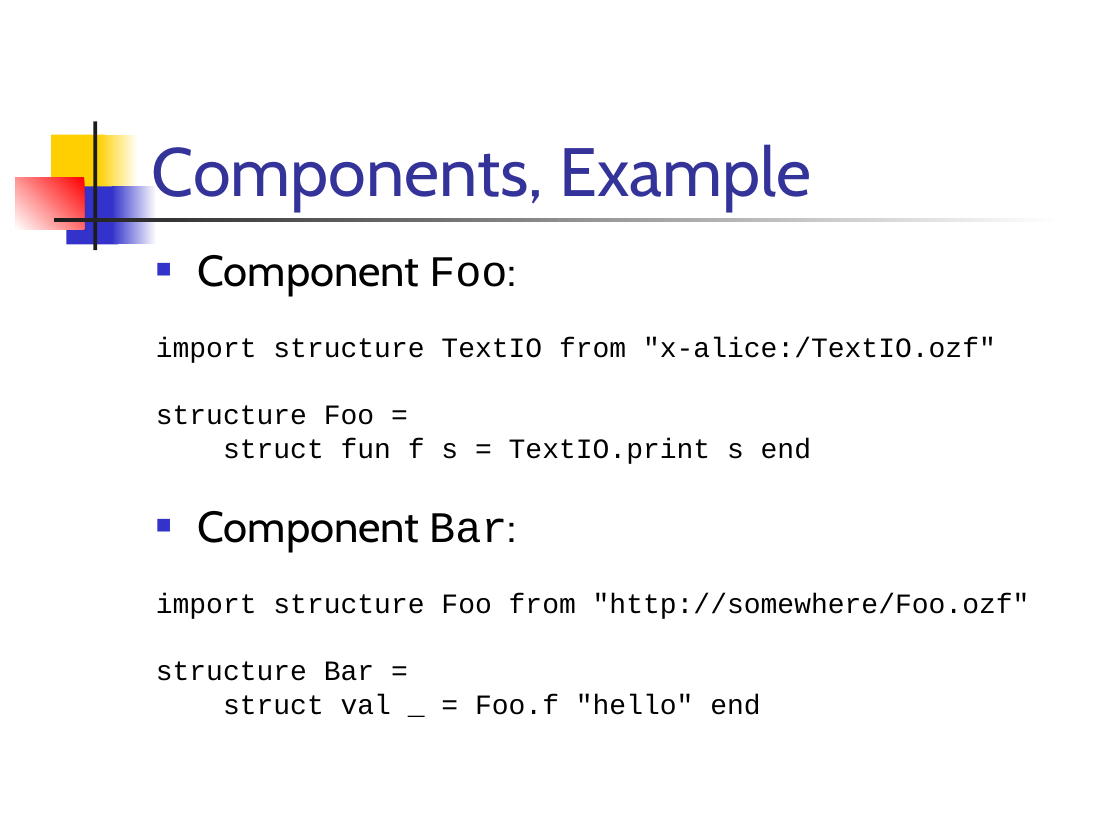
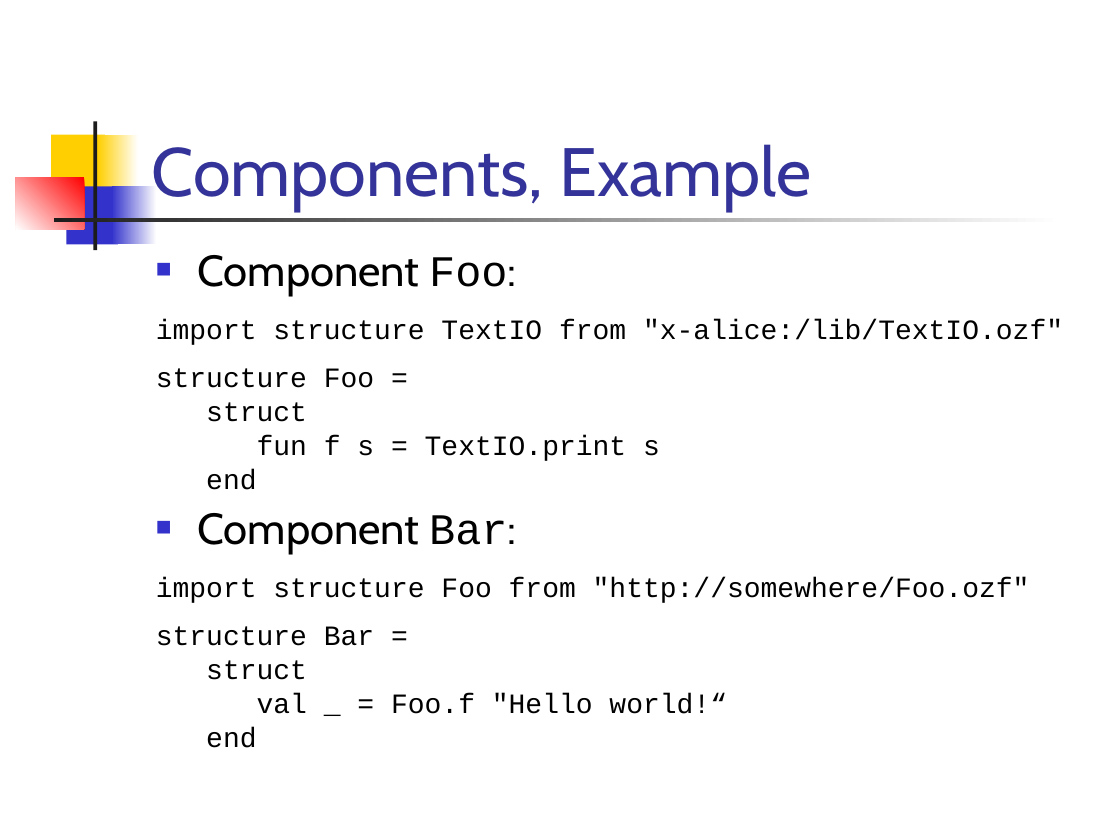
Before and after one commit to doublec/aliceml-abandoned, a slide deck: slide 5 of doc/presentations/TypesInAlice.ppt (slide 18 before the commit). Drawn at 1120x840 pixels with LibreOffice and Linux fonts; fonts in the diff are those of the drawing. Boxes give left, top, right and bottom in pixels: in the first picture for what was removed or moved away, otherwise in the second. Text is boxed around its words. In the diff, an @@ line names an element or a change of style, - is before the commit and + after.

```diff
--- a/doc/presentations/TypesInAlice.ppt
+++ b/doc/presentations/TypesInAlice.ppt
@@ text at (156,255,516,646): more space between paragraphs @@
@@ text at (156,319,1063,345): text changed @@
-import structure TextIO from "x-alice:/TextIO.ozf"
+import structure TextIO from "x-alice:/lib/TextIO.ozf"
@@ text at (206,402,660,490): text changed @@
-struct fun f s = TextIO.print s end
+struct
+fun f s = TextIO.print s
+end
@@ text at (206,660,727,748): text changed @@
-struct val _ = Foo.f "hello" end
+struct
+val _ = Foo.f "Hello world!“
+end
```
Also in this commit, not shown: 11 other slides changed.
